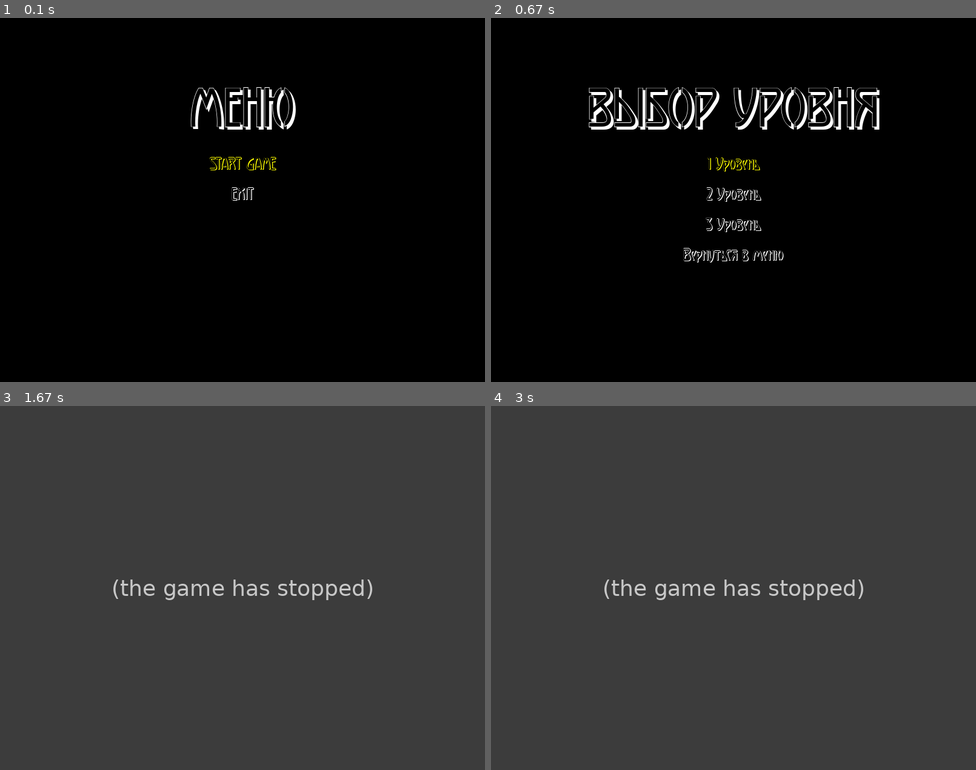
Above: before the commit, frames 1-4 (two rows, left to right).
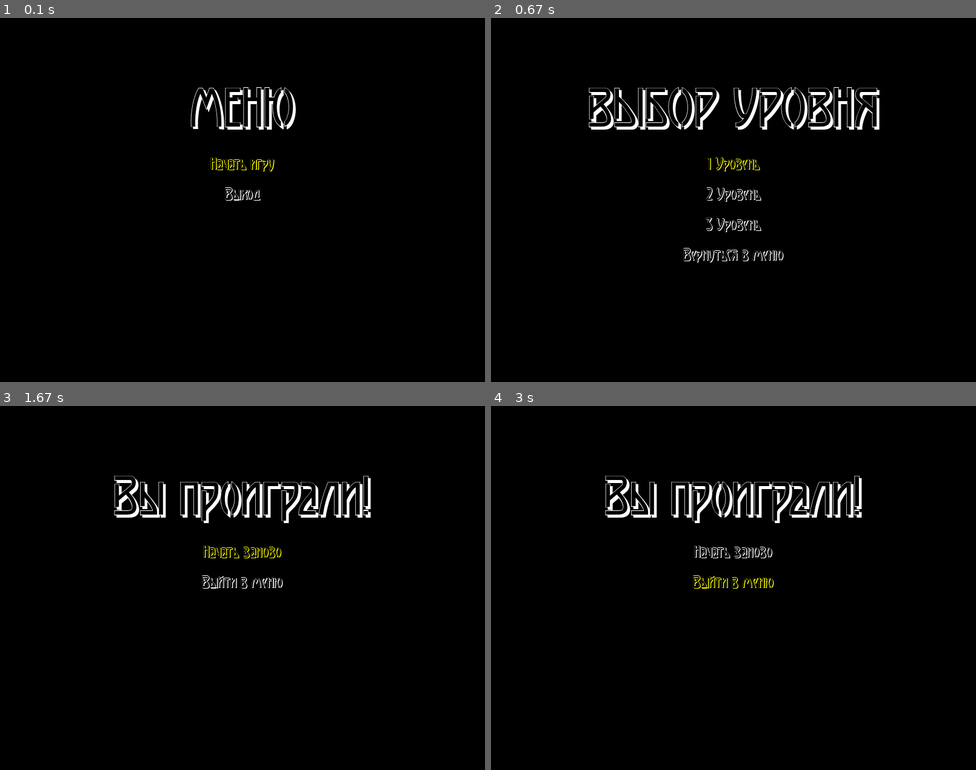
Above: after the commit, the same moments.

Repository: Asteraceaeaa/pygame-proj
Game: pygame game, started from proj/main.py
The game is run twice, just before and just after one commit, with the same random seed, the same clock (stepped at 60 frames per second) and the same inputs.
Inputs:
- Up to frame 1 (0.1 s): no input
- Up to frame 2 (0.67 s): tap Enter at 0.33 s
- Up to frame 3 (1.67 s): tap Enter at 0.67 s; tap Space at 1, 1.33 s
- Up to frame 4 (3 s): hold Up 1.67-2.13 s; hold Down 2.17-2.47 s; hold Down from 2.9 s (still down)

The runs differ from the first frame. In frame 1, 0.4% of the frame differs, in the area x 43-57%, y 38-51%; in frame 2, nothing differs; in frame 3, 100%, in the area x 0-100%, y 0-100%; in frame 4, 100%.
Before the commit the program exited at 0.67 s; later frames show no game.

Commit message:
Добавлен экран проигрыша

Diff:
--- a/proj/LastRunning(log).txt
+++ b/proj/LastRunning(log).txt
@@ -28,3 +28,17 @@
 File /home/asterwace/asterwace/Учеба/schedule-OOP/proj/main.py launched by asterwace-lp at 12.05.2026  03:32:51
 File /home/asterwace/asterwace/Учеба/schedule-OOP/proj/main.py launched by asterwace-lp at 12.05.2026  03:33:02
 File /home/asterwace/asterwace/Учеба/schedule-OOP/proj/main.py launched by asterwace-lp at 12.05.2026  03:33:08
+File /home/asterwace/asterwace/Учеба/schedule-OOP/proj/main.py launched by asterwace-lp at 12.05.2026  14:04:34
+File /home/asterwace/asterwace/Учеба/schedule-OOP/proj/main.py launched by asterwace-lp at 12.05.2026  14:06:26
+File main.py launched by asterwace-lp at 12.05.2026  14:06:37
+File /home/asterwace/asterwace/Учеба/schedule-OOP/proj/main.py launched by asterwace-lp at 12.05.2026  14:07:44
+File /home/asterwace/asterwace/Учеба/schedule-OOP/proj/main.py launched by asterwace-lp at 12.05.2026  14:09:05
+File /home/asterwace/asterwace/Учеба/schedule-OOP/proj/main.py launched by asterwace-lp at 12.05.2026  14:15:01
+File /home/asterwace/asterwace/Учеба/schedule-OOP/proj/main.py launched by asterwace-lp at 12.05.2026  14:15:16
+File /home/asterwace/asterwace/Учеба/schedule-OOP/proj/main.py launched by asterwace-lp at 12.05.2026  14:17:01
+File /home/asterwace/asterwace/Учеба/schedule-OOP/proj/main.py launched by asterwace-lp at 12.05.2026  14:18:24
+File /home/asterwace/asterwace/Учеба/schedule-OOP/proj/main.py launched by asterwace-lp at 12.05.2026  14:20:30
+File /home/asterwace/asterwace/Учеба/schedule-OOP/proj/main.py launched by asterwace-lp at 12.05.2026  14:25:18
+File /home/asterwace/asterwace/Учеба/schedule-OOP/proj/main.py launched by asterwace-lp at 12.05.2026  14:25:37
+File /home/asterwace/asterwace/Учеба/schedule-OOP/proj/main.py launched by asterwace-lp at 12.05.2026  14:27:44
+File /home/asterwace/asterwace/Учеба/schedule-OOP/proj/main.py launched by asterwace-lp at 13.05.2026  09:50:57
--- a/proj/main.py
+++ b/proj/main.py
@@ -27,12 +27,12 @@
 font_m = pg.font.Font("fonts/Luxembourg1910Ombre.ttf", 50)
 font_s = pg.font.Font("fonts/Luxembourg1910Ombre.ttf", 30)
 
-screen = pg.display.set_mode((WIDTH, HEIGHT))
+screen = pg.display.set_mode((WIDTH, HEIGHT), pg.RESIZABLE)
 clock = pg.time.Clock()
 
 running = True
 state = 0
-states = ["МЕНЮ", "ВЫБОР УРОВНЯ", ["Уровень 1", "Уровень 2", "Уровень 3"]]
+states = ["МЕНЮ", "ВЫБОР УРОВНЯ", ["Уровень 1", "Уровень 2", "Уровень 3"], "Вы проиграли!"]
 cur_level = 0
 while running:
 
@@ -40,7 +40,7 @@
         print(f"Текущий статус: {states[state]}")
         menu = True
 
-        options = ["START GAME", "EXIT"]
+        options = ["Начать игру", "Выход"]
         selected = 0
         while menu:
 
@@ -67,14 +67,17 @@
 
             screen.fill("Black")
 
+            WIDTH_RESIZABLE = screen.get_width()
+            HEIGHT_RESIZABLE = screen.get_height()
+
             title = font_b.render(states[state], True, "White")
-            title_rect = title.get_rect(center=(WIDTH//2, HEIGHT//4))
+            title_rect = title.get_rect(center=(WIDTH_RESIZABLE//2, HEIGHT_RESIZABLE//4))
             screen.blit(title, title_rect)
 
             for i, option in enumerate(options):
                 color = "Yellow" if i == selected else "White"
                 text = font_s.render(option, True, color)
-                rect = text.get_rect(center=(WIDTH//2, HEIGHT//2.5 + i * 50))
+                rect = text.get_rect(center=(WIDTH_RESIZABLE//2, HEIGHT_RESIZABLE//2.5 + i * 50))
                 screen.blit(text, rect)
 
             pg.display.flip()
@@ -111,21 +114,77 @@
                         # print(selected)
 
             screen.fill("Black")
+
+            WIDTH_RESIZABLE = screen.get_width()
+            HEIGHT_RESIZABLE = screen.get_height()
+
             if state != 1: break
             title = font_b.render(states[state], True, "White")
-            title_rect = title.get_rect(center=(WIDTH//2, HEIGHT//4))
+            title_rect = title.get_rect(center=(WIDTH_RESIZABLE//2, HEIGHT_RESIZABLE//4))
             screen.blit(title, title_rect)
 
             for i, option in enumerate(options):
                 color = "Yellow" if i == selected else "White"
                 text = font_s.render(option, True, color)
-                rect = text.get_rect(center=(WIDTH//2, HEIGHT//2.5 + i * 50))
+                rect = text.get_rect(center=(WIDTH_RESIZABLE//2, HEIGHT_RESIZABLE//2.5 + i * 50))
                 screen.blit(text, rect)
 
             pg.display.flip()
             clock.tick(60)
+
     if state == 2:
+
         print(f"Выбрано: {states[state][cur_level]}")
-        break
+        state = 3
+
+    if state == 3:
+        print(f"Текущий статус: {states[state]}")
+        game_over = True
+
+        options = ["Начать заново", "Выйти в меню"]
+        selected = 0
+        while game_over:
+
+            for event in pg.event.get():
+                if event.type == pg.QUIT:
+                    game_over = False
+                    running = False
+                    print("Exit...")
+
+                if event.type == pg.KEYDOWN:
+                    if event.key == pg.K_UP:
+                        selected = 0 if selected == 1 else 1
+                    elif event.key == pg.K_DOWN:
+                        selected = 1 if selected == 0 else 0
+                    elif event.key == pg.K_RETURN:
+                        game_over = False
+                        state = 2
+                        if selected == 1:
+                            running = False
+                            state = 0
+                            print("Exit...")
+
+
+            WIDTH_RESIZABLE = screen.get_width()
+            HEIGHT_RESIZABLE = screen.get_height()
+
+            screen.fill("Black")
+
+            title = font_b.render(states[state], True, "White")
+            title_rect = title.get_rect(center=(WIDTH_RESIZABLE//2, HEIGHT_RESIZABLE//4))
+            screen.blit(title, title_rect)
+
+            for i, option in enumerate(options):
+                color = "Yellow" if i == selected else "White"
+                text = font_s.render(option, True, color)
+                rect = text.get_rect(center=(WIDTH_RESIZABLE//2, HEIGHT_RESIZABLE//2.5 + i * 50))
+                screen.blit(text, rect)
+
+            pg.display.flip()
+            clock.tick(60)
+
+
+
+
 
 pg.quit()
